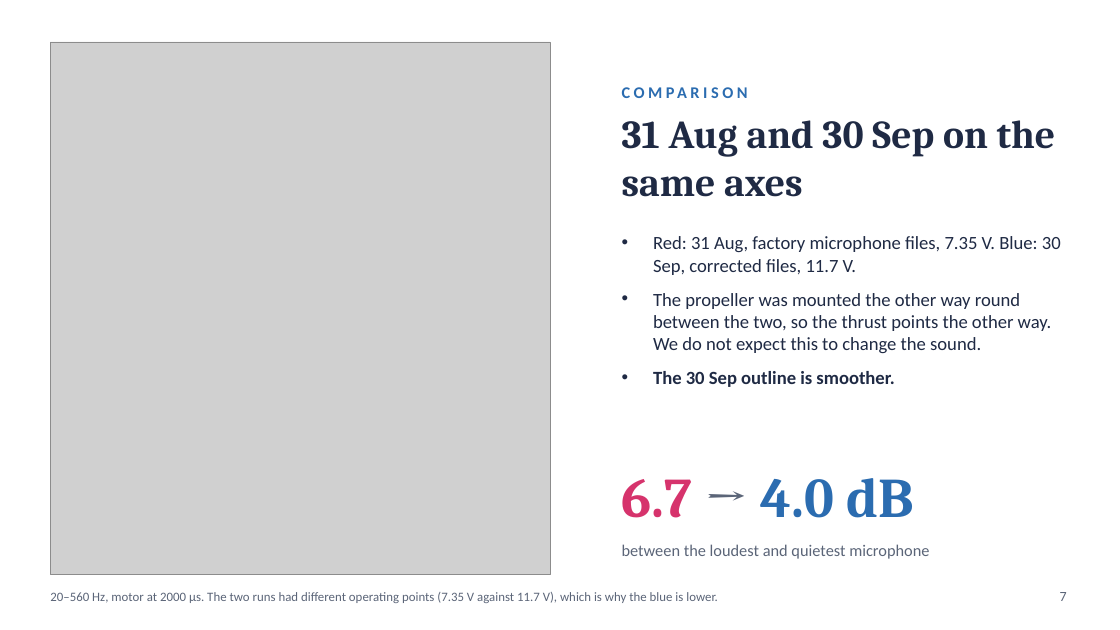
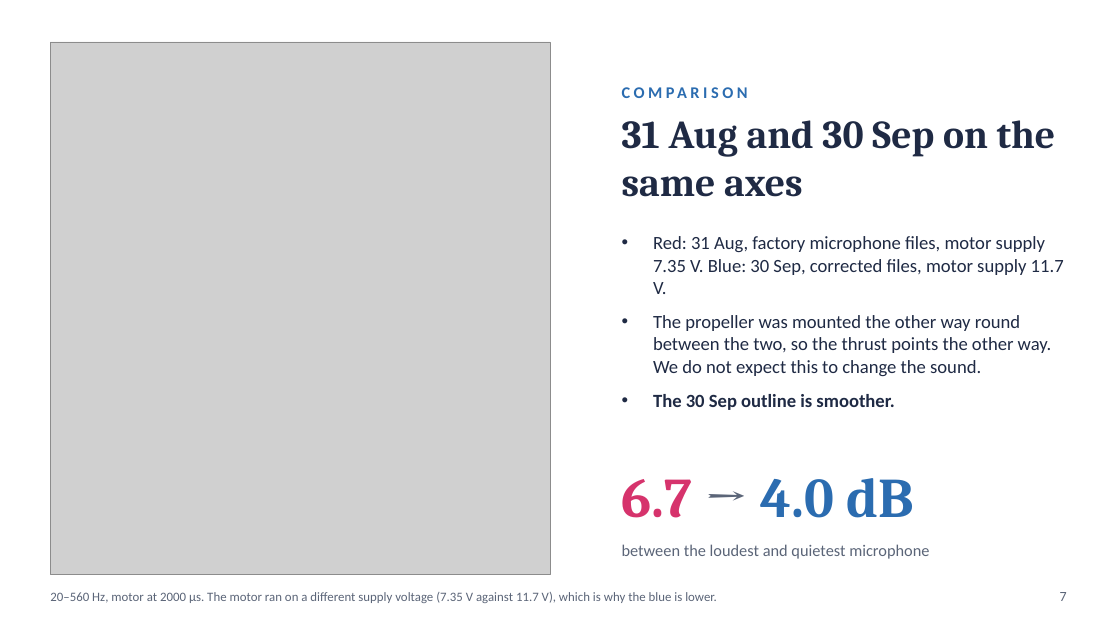
Before and after one commit to asdfgh0318/SoundVisualizer, a slide deck: slide 7 of docs/analysis/chamber-final-2026-10-01/slides/chamber-slides.pptx. Drawn at 1120x630 pixels with LibreOffice and Linux fonts; fonts in the diff are those of the drawing; grey boxes stand for pictures. Boxes give left, top, right and bottom in pixels: in the first picture for what was removed or moved away, otherwise in the second. Text is boxed around its words. In the diff, an @@ line names an element or a change of style, - is before the commit and + after.

```diff
--- a/docs/analysis/chamber-final-2026-10-01/slides/chamber-slides.pptx
+++ b/docs/analysis/chamber-final-2026-10-01/slides/chamber-slides.pptx
@@ text at (x1=653, y1=236, x2=1064, y2=294): text changed @@
-• Red: 31 Aug, factory microphone files, 7.35 V. Blue: 30 Sep, corrected files, 11.7 V.
+• Red: 31 Aug, factory microphone files, motor supply 7.35 V. Blue: 30 Sep, corrected files, motor supply 11.7 V.
@@ text at (x1=50, y1=592, x2=717, y2=603): text changed @@
-20–560 Hz, motor at 2000 µs. The two runs had different operating points (7.35 V against 11.7 V), which is why the blue is lower.
+20–560 Hz, motor at 2000 µs. The motor ran on a different supply voltage (7.35 V against 11.7 V), which is why the blue is lower.
```
Also in this commit, not shown: 4 other files.
